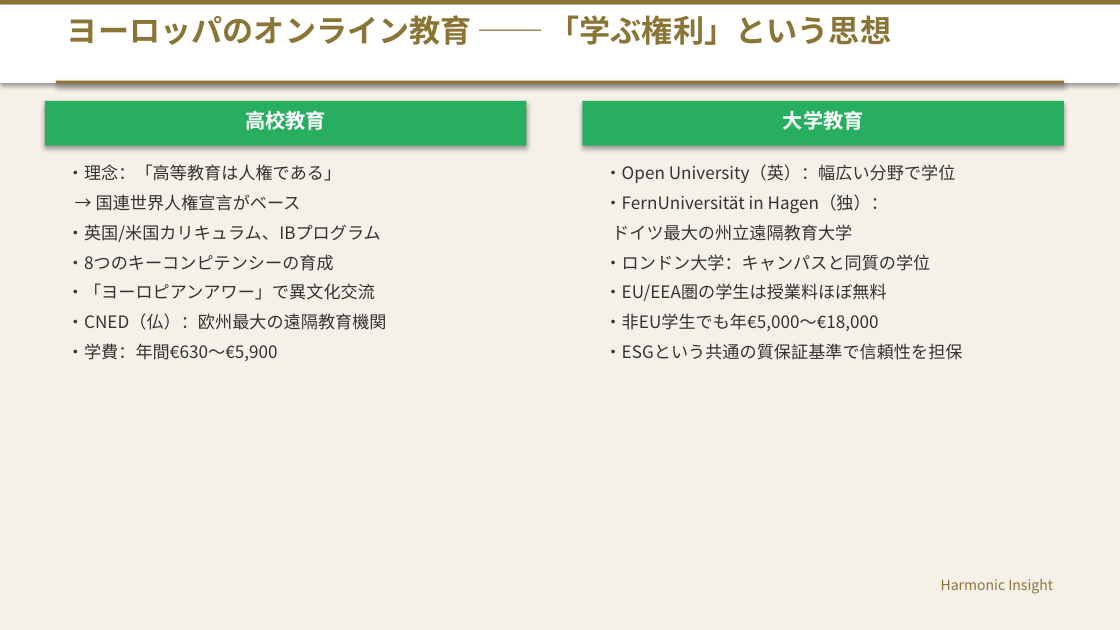
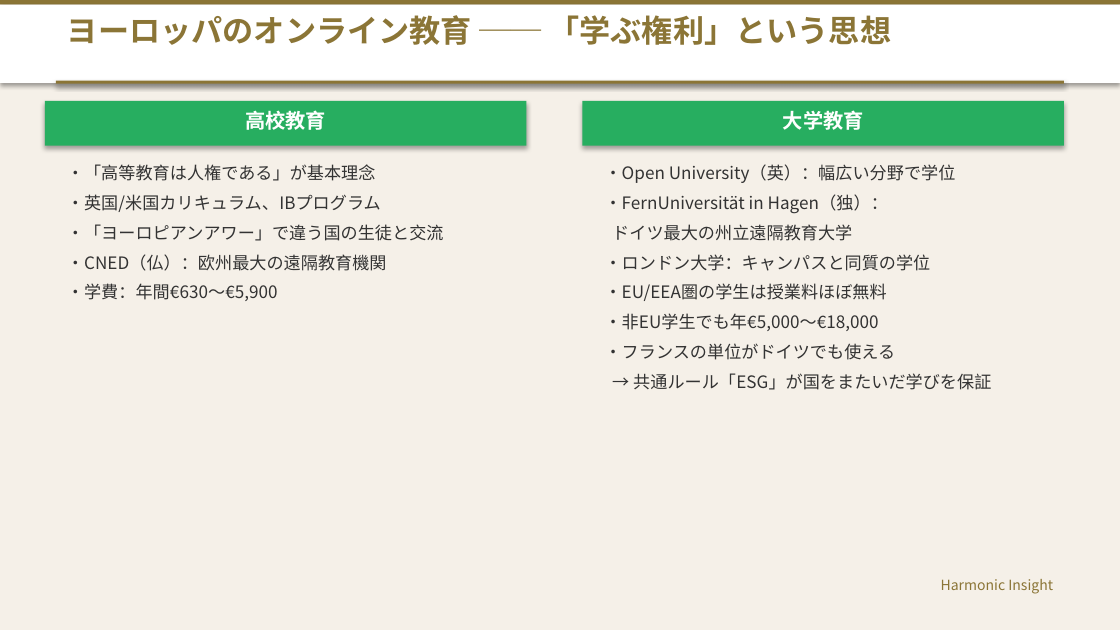
Before and after one commit to HarmonicInsight/Movie_Contents, a slide deck: slide 7 of 海外学習_留学_グローバルオンライン教育_プレゼンテーション.pptx. Drawn at 1120x630 pixels with LibreOffice and Linux fonts; fonts in the diff are those of the drawing. Boxes give left, top, right and bottom in pixels: in the first picture for what was removed or moved away, otherwise in the second. Text is boxed around its words. In the diff, an @@ line names an element or a change of style, - is before the commit and + after.

```diff
--- a/海外学習_留学_グローバルオンライン教育_プレゼンテーション.pptx
+++ b/海外学習_留学_グローバルオンライン教育_プレゼンテーション.pptx
@@ text at <box>67,164,375,181</box>: text changed @@
-・理念：「高等教育は人権である」
-→ 国連世界人権宣言がベース
+・「高等教育は人権である」が基本理念
@@ text at <box>67,224,444,241</box>: text changed @@
-・8つのキーコンピテンシーの育成
-・「ヨーロピアンアワー」で異文化交流
+・「ヨーロピアンアワー」で違う国の生徒と交流
@@ text at <box>605,343,991,390</box>: text changed @@
-・ESGという共通の質保証基準で信頼性を担保
+・フランスの単位がドイツでも使える
+→ 共通ルール「ESG」が国をまたいだ学びを保証
```
Also in this commit, not shown: 7 other slides changed, 1 other file.
